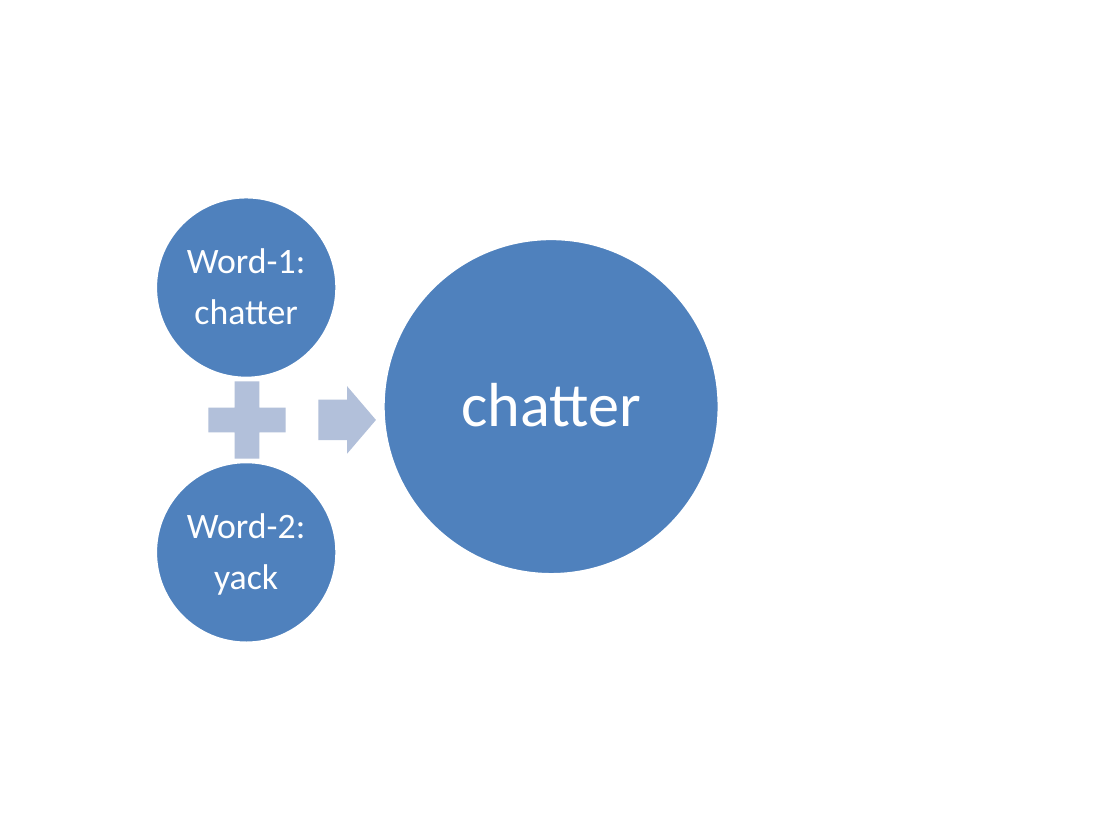
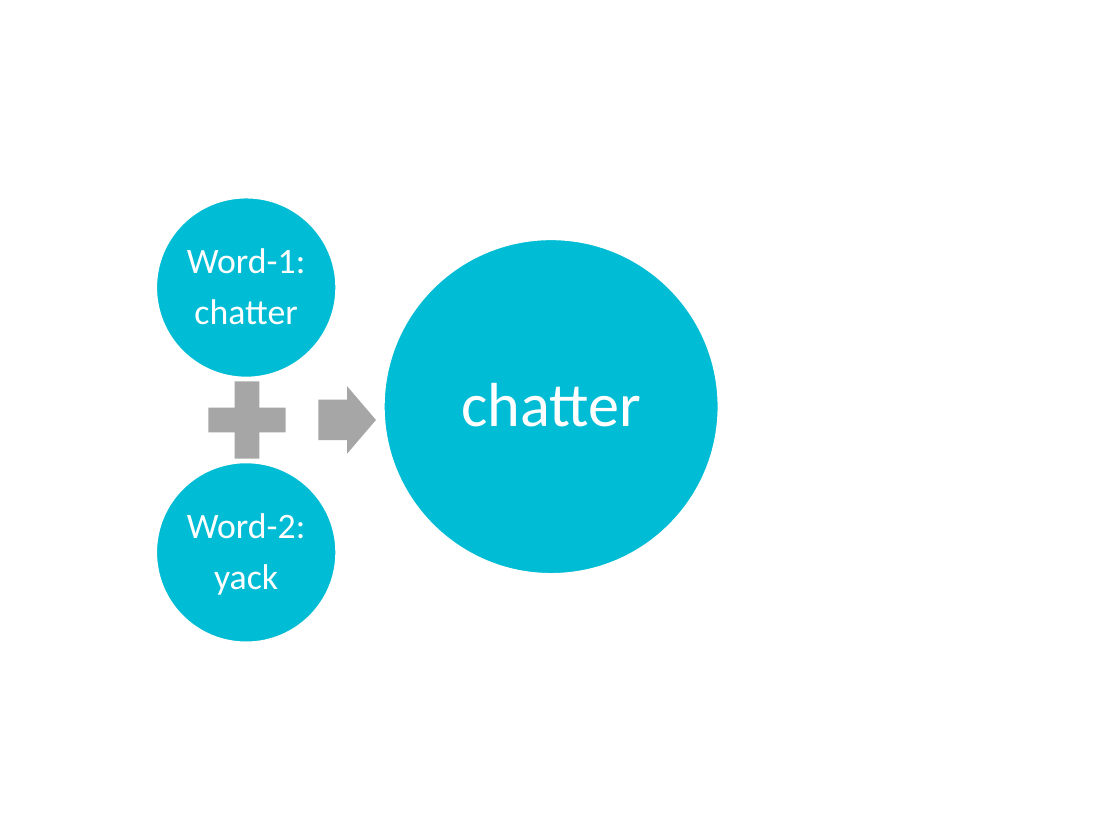
Before and after one commit to michaeljohns/lyrics-lab, a slide deck: slide 2 of viz/Synonym_and_Hypernym_Collapsing.pptx. Drawn at 1120x840 pixels with LibreOffice and Linux fonts; fonts in the diff are those of the drawing. Boxes give left, top, right and bottom in pixels: in the first picture for what was removed or moved away, otherwise in the second. Text is boxed around its words. In the diff, an @@ line names an element or a change of style, - is before the commit and + after.

```diff
--- a/viz/Synonym_and_Hypernym_Collapsing.pptx
+++ b/viz/Synonym_and_Hypernym_Collapsing.pptx
@@ fill #4F81BD to #00BCD4 in 3 elements at box(156, 197, 337, 379), box(156, 461, 337, 643), box(383, 239, 719, 575) @@
@@ freeform shape at box(195, 367, 300, 473): fill #B3C1DB to #A6A6A6 @@
@@ freeform shape at box(318, 386, 375, 454): fill #B3C1DB to #A6A6A6 @@
```
Also in this commit, not shown: 3 other slides changed, 11 other files.
